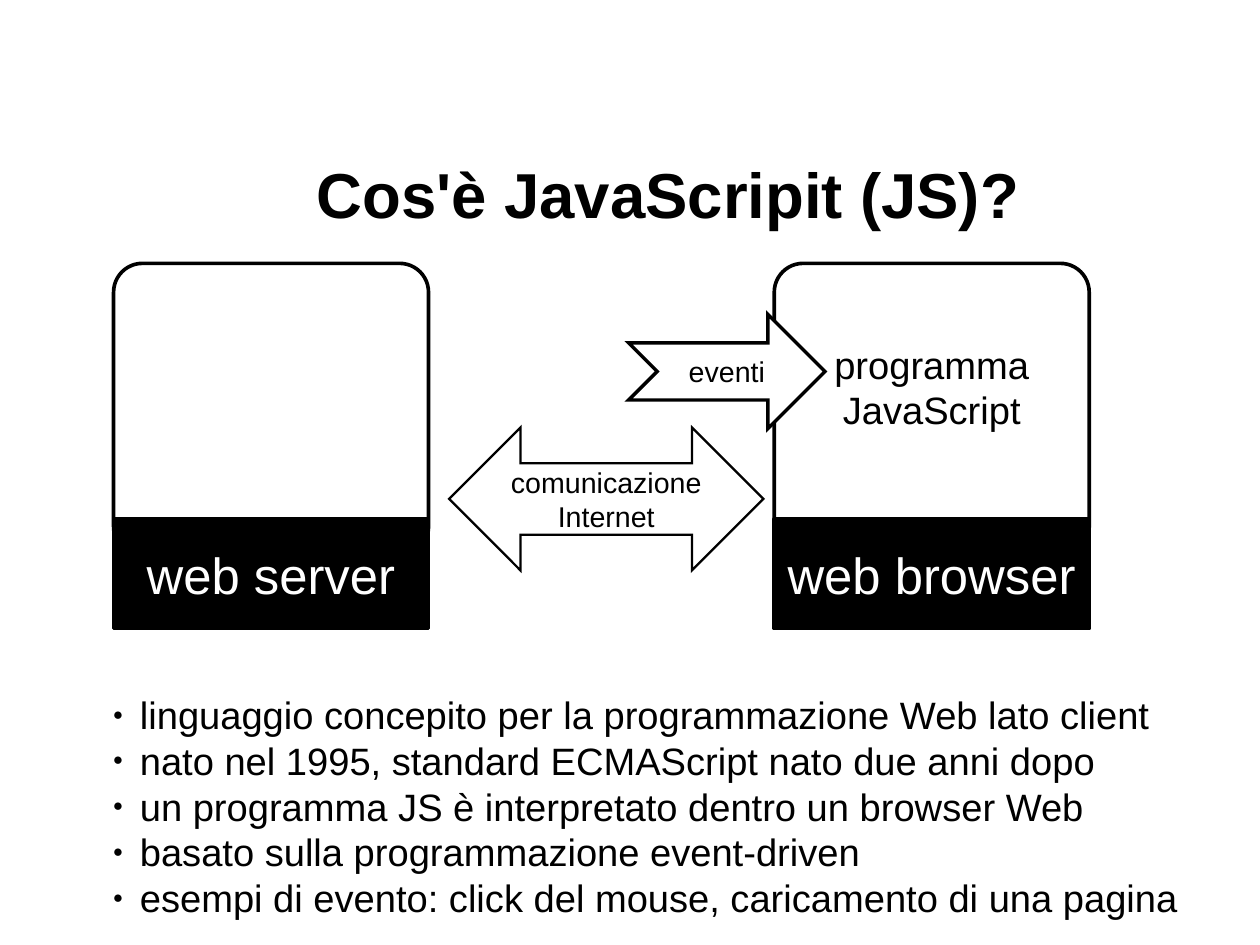
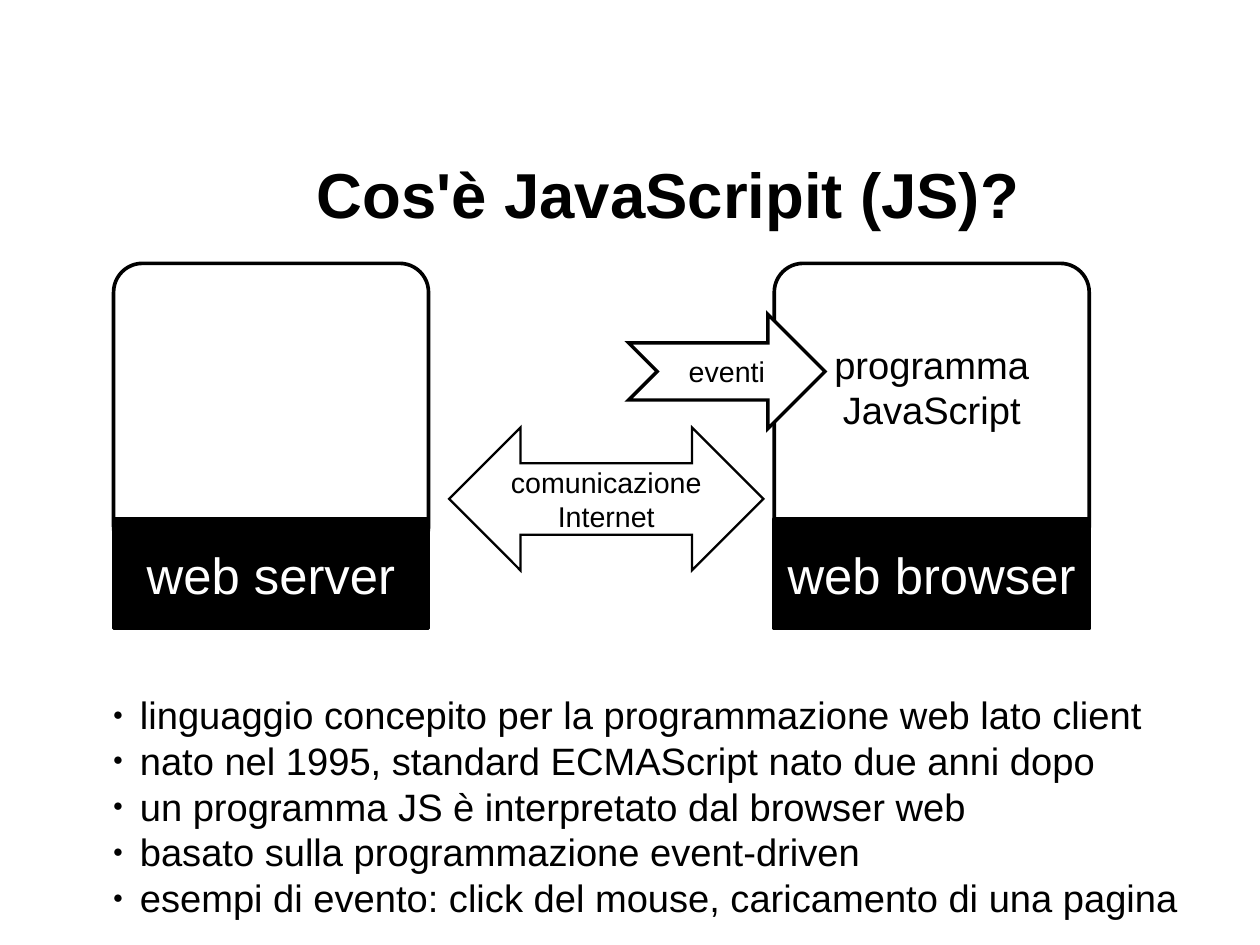
Before and after one commit to davideancona/minicorsiRAISE, a slide deck: slide 3 of iot/NodeJs1.odp. Drawn at 1260x945 pixels with LibreOffice and Linux fonts; fonts in the diff are those of the drawing. Boxes give left, top, right and bottom in pixels: in the first picture for what was removed or moved away, otherwise in the second. Text is boxed around its words. In the diff, an @@ line names an element or a change of style, - is before the commit and + after.

```diff
--- a/iot/NodeJs1.odp
+++ b/iot/NodeJs1.odp
@@ text at <box>140,701,1141,737</box>: text changed @@
-● linguaggio concepito per la programmazione Web lato client
+● linguaggio concepito per la programmazione web lato client
@@ text at <box>140,793,966,829</box>: text changed @@
-● un programma JS è interpretato dentro un browser Web
+● un programma JS è interpretato dal browser web
```
Also in this commit, not shown: 4 other slides changed, 14 other files.
